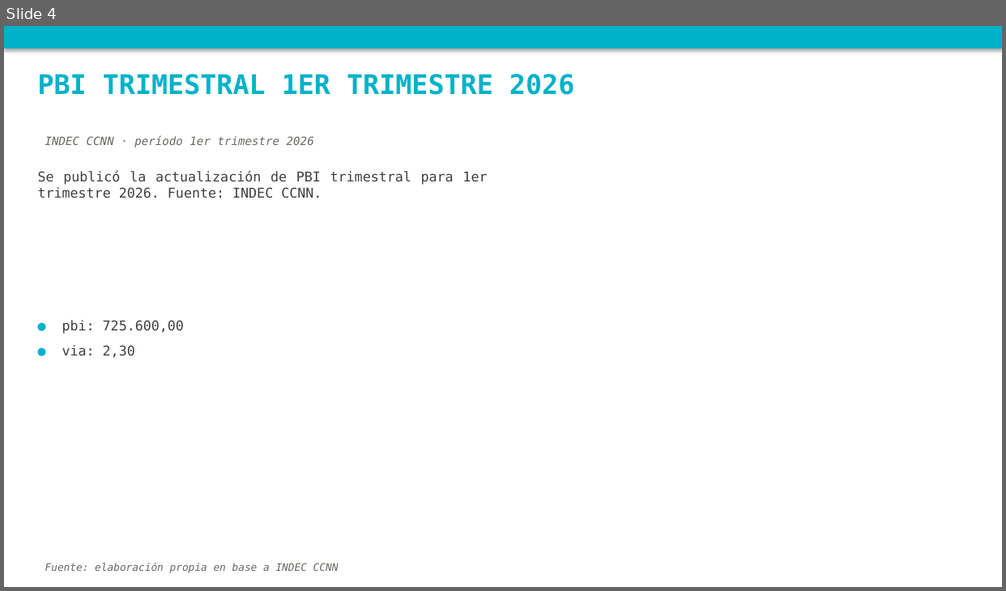
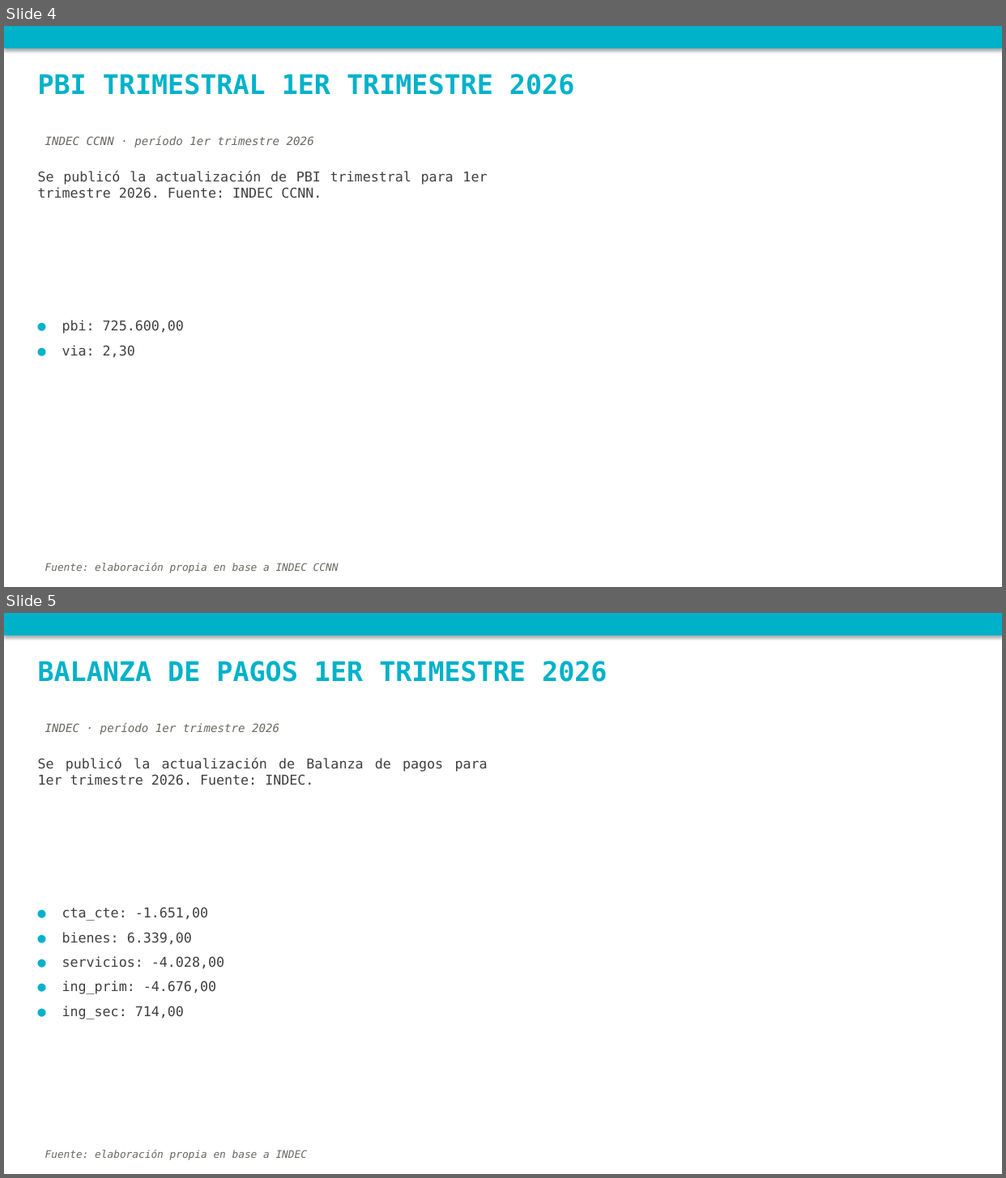
Before and after one commit to nwalovnik/boludos-ppt, a slide deck: publicaciones_semana.pptx. Shown one above the other, each under a label of ours: slide 4 before the commit, slides 4 and 5 after it. The pictures are 1006x591 and 1006x1178 pixels, drawn with LibreOffice and Linux fonts; fonts in the diff are those of the drawing. Boxes give left, top, right and bottom in pixels: in the first picture for what was removed or moved away, otherwise in the second. Text is boxed around its words. In the diff, an @@ line names an element or a change of style, - is before the commit and + after.

Commit message:
balanza de pagos INDEC: nueva serie bdp (cuenta corriente trimestral)
Serie nueva, distinta del balance cambiario BCRA: mide transacciones devengadas
(BPM6) vs caja. update_bdp() via API datos.gob.ar dataset 160.2 + override del
trimestre recien publicado (la API rezaga).

cta_cte = bienes + servicios + ingreso primario (rentas) + ingreso secundario.
Q1 2026: deficit -1.651 M USD (bienes +6.339, servicios -4.028, rentas -4.676,
ing.sec +714).

- HTML: chart en Sector externo (barras apiladas componentes + linea cta cte)
- CSV bdp, tracking de publicaciones (figura en 'esta semana', publicado 24-jun)
- calendario INDEC mapea 'balanza de pagos' -> bdp

```diff
--- a/publicaciones_semana.pptx
+++ b/publicaciones_semana.pptx
@@ slide 5 added at [4, 613, 1002, 1174], background #FFFFFF @@
@@ rectangle added at [4, 613, 1002, 636], fill #00B2C9 @@
@@ text added at [38, 661, 607, 682], 26 pt, text #00B2C9, bold @@
+BALANZA DE PAGOS 1ER TRIMESTRE 2026
@@ text added at [45, 723, 279, 735], 11 pt, text #6A6760, italic @@
+INDEC · período 1er trimestre 2026
@@ text added at [38, 757, 488, 786], 13 pt, text #3F3F3F @@
+Se publicó la actualización de Balanza de pagos para 1er trimestre 2026. Fuente: INDEC.
@@ text added at [62, 907, 224, 1020], 13 pt, text #3F3F3F @@
+● cta_cte: -1.651,00
+● bienes: 6.339,00
+● servicios: -4.028,00
+● ing_prim: -4.676,00
+● ing_sec: 714,00
@@ text added at [45, 1150, 308, 1161], 10 pt, text #6A6760, italic @@
+Fuente: elaboración propia en base a INDEC
```
Also in this commit, not shown: 1 slide changed, 5 other files.
